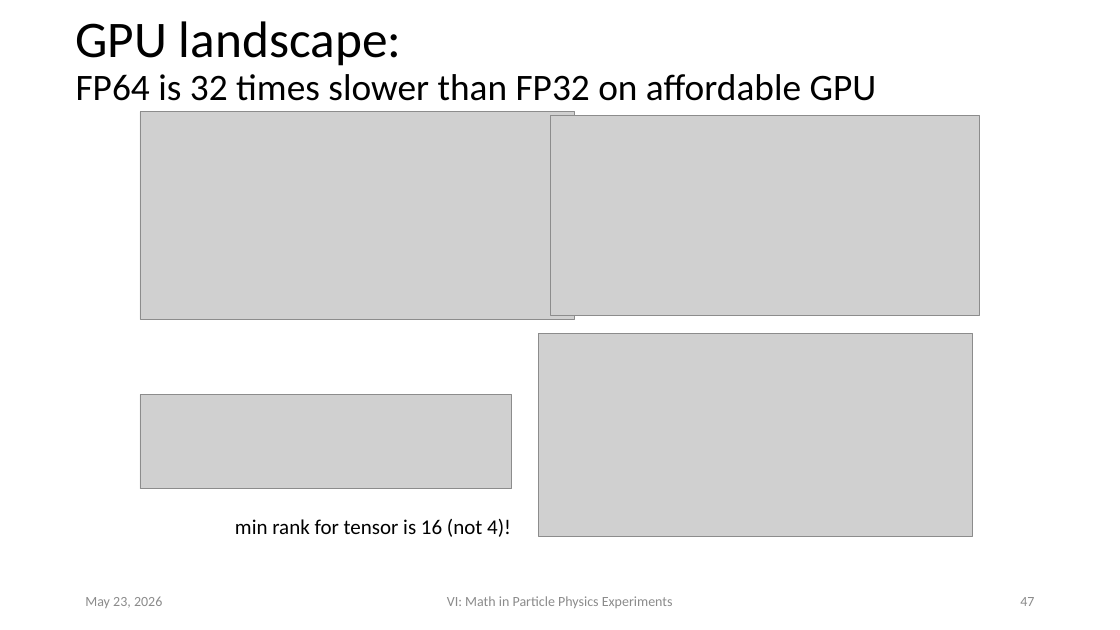
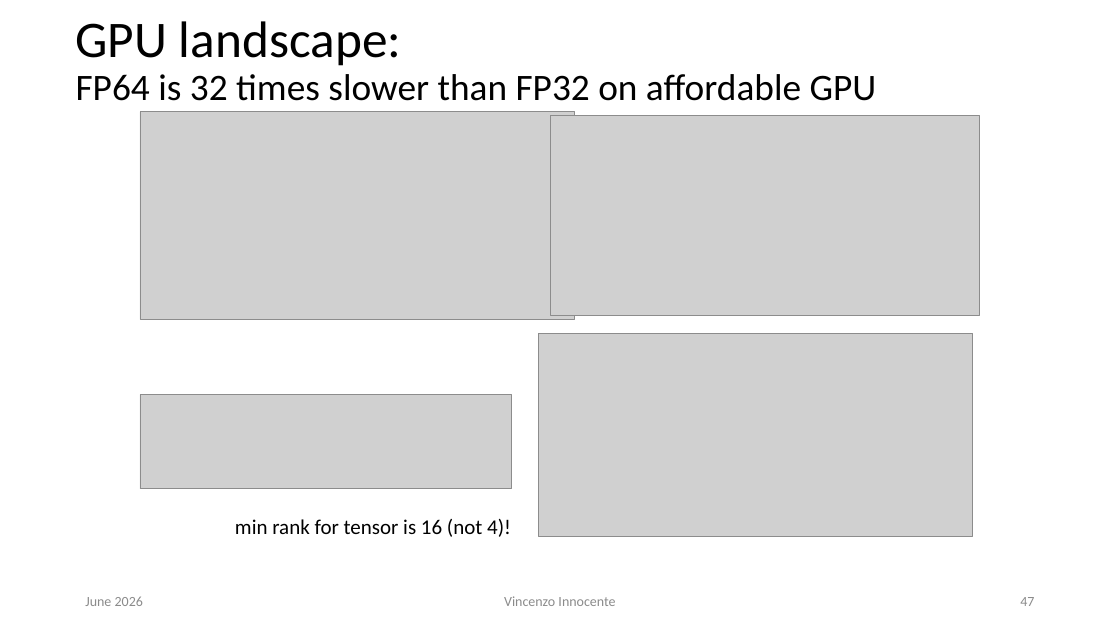
Before and after one commit to VinInn/FPCourse, a slide deck: slide 47 of Slides/FPforScientist.pptx. Drawn at 1120x630 pixels with LibreOffice and Linux fonts; fonts in the diff are those of the drawing; grey boxes stand for pictures. Boxes give left, top, right and bottom in pixels: in the first picture for what was removed or moved away, otherwise in the second. Text is boxed around its words. In the diff, an @@ line names an element or a change of style, - is before the commit and + after.

```diff
--- a/Slides/FPforScientist.pptx
+++ b/Slides/FPforScientist.pptx
@@ text at (85, 596, 143, 606): text changed @@
-May 23, 2026
+June 2026
@@ text at (504, 596, 615, 606): text changed @@
-VI: Math in Particle Physics Experiments
+Vincenzo Innocente
```
Also in this commit, not shown: 70 other slides changed, 1 slide added, 1 slide removed, 1 other file.
